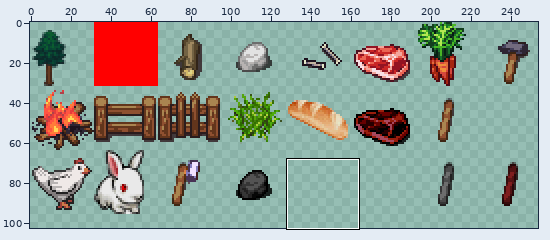
One commit to this sprite sheet: res/Tileset-ObjectSpawns.png. The first picture is a wide view before the edit; the outline marks the close-up.
Close-up. First the earlier version:
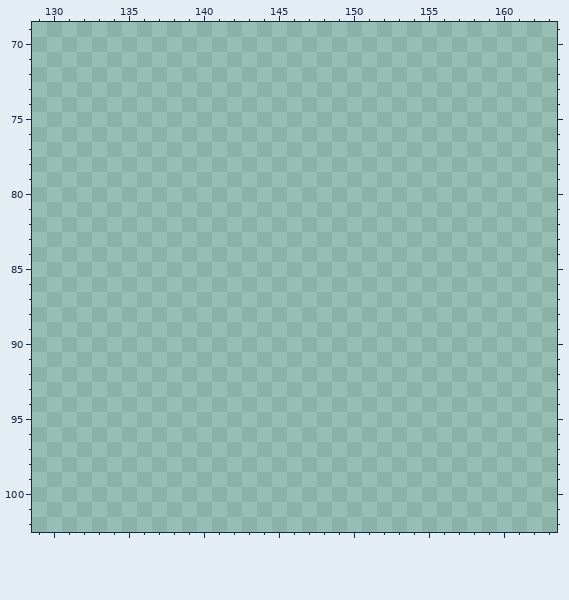
The file is 256x256 pixels. Pixels under 10% opacity are left out. Colours within 5 levels of each other are drawn and written as one. Shown: x 129..163, y 69..102. The wide view leaves out empty margins.
Palette (. is transparent): 
And afterwards:
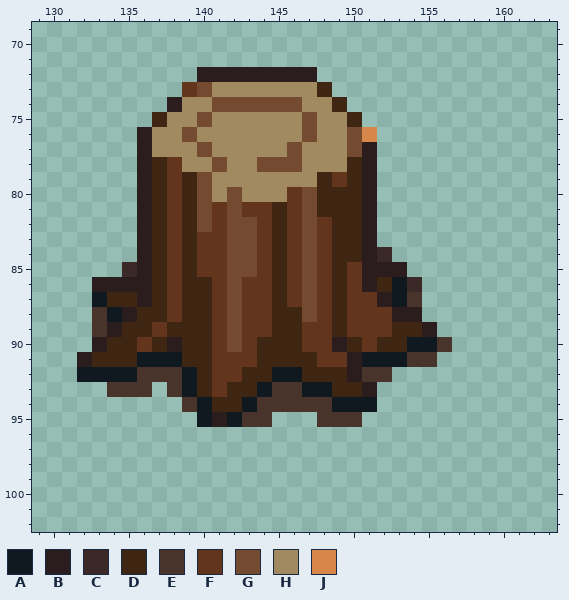
Colours new in this view: A #101820  B #2b1c1d  C #3b2928  D #3e2613  E #49342c  F #62351c  G #744b30  H #a18960  J #d68749
The edit:
y 72: x 140..147 ........ -> BBBBBBBB
y 73: x 139..148 .......... -> FGHHHHHHHD
y 74: x 138..149 ............ -> BHHGGGGGGHHD
y 75: x 137..150 .............. -> DHHGHHHHHHGHHD
y 76: x 136..151 ................ -> BHHGHHHHHHHGHHGJ
y 77: x 136..151 ................ -> BHHHGHHHHHGHHHGB
y 78: x 136..151 ................ -> BDFHHGHHGGGHHHDB
y 79: x 136..151 ................ -> BDFDGHHHHHHHDFDB
y 80: x 136..151 ................ -> BDFDGHGHHHFGDDDB
y 81: x 136..151 ................ -> BDFDGFGFFDFGDDDB
y 82: x 136..151 ................ -> BDFDGFGGFDFGFDDB
y 83: x 136..151 ................ -> BDFDFFGGFDFGFDDB
y 84: x 136..152 ................. -> BDFDFFGGFDFGFDDBC
y 85: x 135..153 ................... -> CBDFDFFGGFDFGFDFBBB
y 86: x 133..154 ...................... -> BBBBDFDDFGFFDFGFDFBDAC
y 87: x 133..154 ...................... -> ADDBDFDDFGFFDFGFDFFBAE
y 88: x 133..154 ...................... -> EABDDFDDFGFFDDGFDFFFBB
y 89: x 133..155 ....................... -> EBDDFDDDFGFFDDFFDFFFDDB
y 90: x 133..156 ........................ -> BDDFDBDDFGFDDDFFBDFDDAAE
y 91: x 132..155 ........................ -> BDDDAAADDFFFDDDDFFBAAAEE
y 92: x 132..152 ..................... -> AAAAEEEADFFDDAADDDBEE
y 93: x 134..136 ... -> EEE; x 138..151 .............. -> EADFDDAEEAADDB
y 94: x 139..151 ............. -> EADDAEEEEEAAA
y 95: x 140..144 ..... -> ABAEE; x 148..150 ... -> EEE
Where, in picture pixels (left, top, right, bottom), the same in both close-ups:
added: (77, 67, 452, 427)
